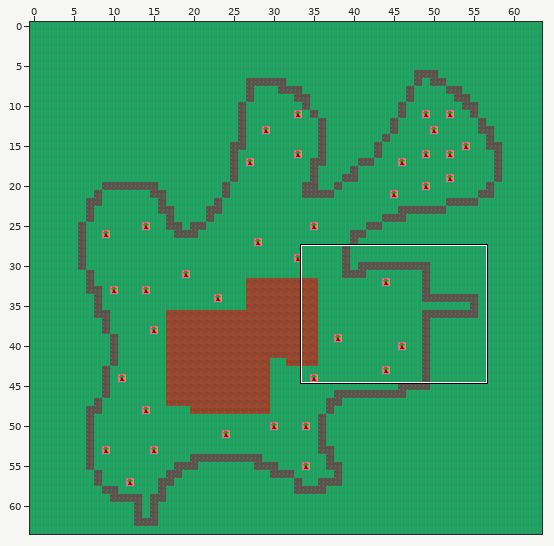
Tiled map, stored at assets/tiled/mapFarm4.tmx. The picture above shows the old version from afar; the outline marks the close-up.
Close-up. The starting point:
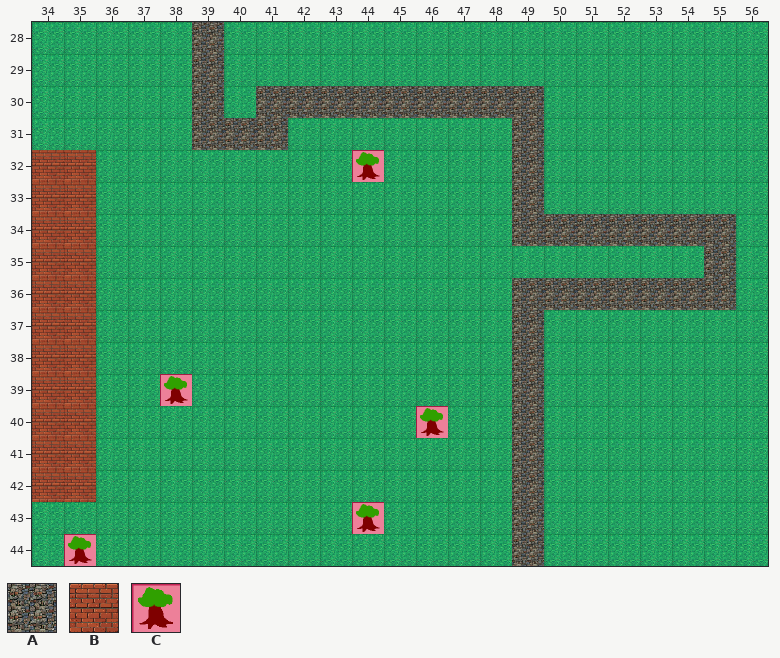
Cells are 64x64 px. Shown: x 34..56, y 28..44. The commit also changed other parts of the map, which this record leaves out.
Key: from "tileset": A 8, B 9, C 10.
_ is an empty cell.
Layers that did not change in this view are not listed.
Layer "walls" before, first column x 34:
28 _____A_________________
29 _____A_________________
30 _____A_AAAAAAAAA_______
31 _____AAA_______A_______
32 BB________C____A_______
33 BB_____________A_______
34 BB_____________AAAAAAA_
35 BB___________________A_
36 BB_____________AAAAAAA_
37 BB_____________A_______
38 BB_____________A_______
39 BB__C__________A_______
40 BB__________C__A_______
41 BB_____________A_______
42 BB_____________A_______
43 __________C____A_______
44 _C_____________A_______
The same view after the edit:
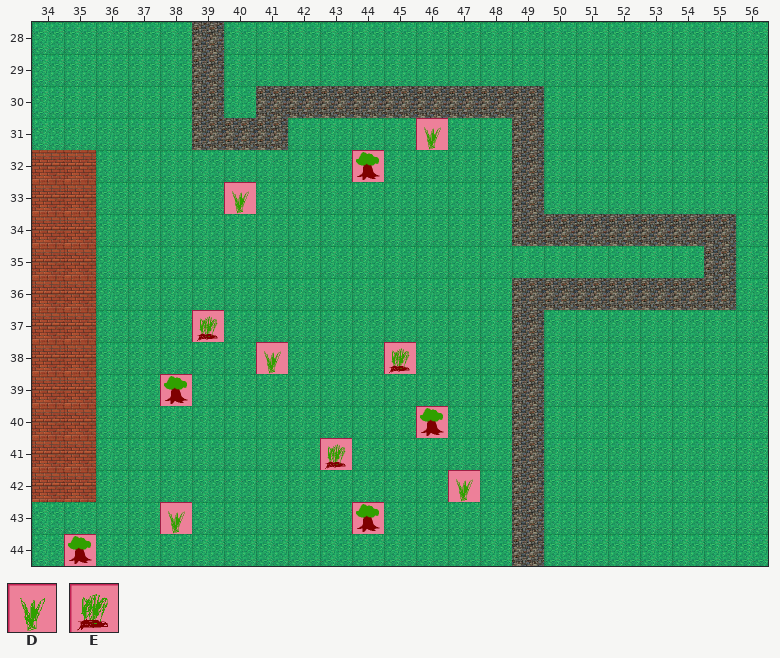
Further tiles: from "tileset": D 18, E 26.
The exact change:
Changed rows in their new state; . is an unchanged cell.
Layer "walls":
first column x 40:
31 ......D
33 D......
first column x 38:
37 .E........
38 ...D...E..
41 .....E....
42 .........D
43 D.........
Boxes around the changes in both close-ups, in picture pixels (x1, y1, x2, y2):
added: (416, 118, 448, 150)
added: (224, 182, 256, 214)
added: (192, 310, 224, 342)
added: (256, 342, 288, 374)
added: (384, 342, 416, 374)
added: (320, 438, 352, 470)
added: (448, 470, 480, 502)
added: (160, 502, 192, 534)
